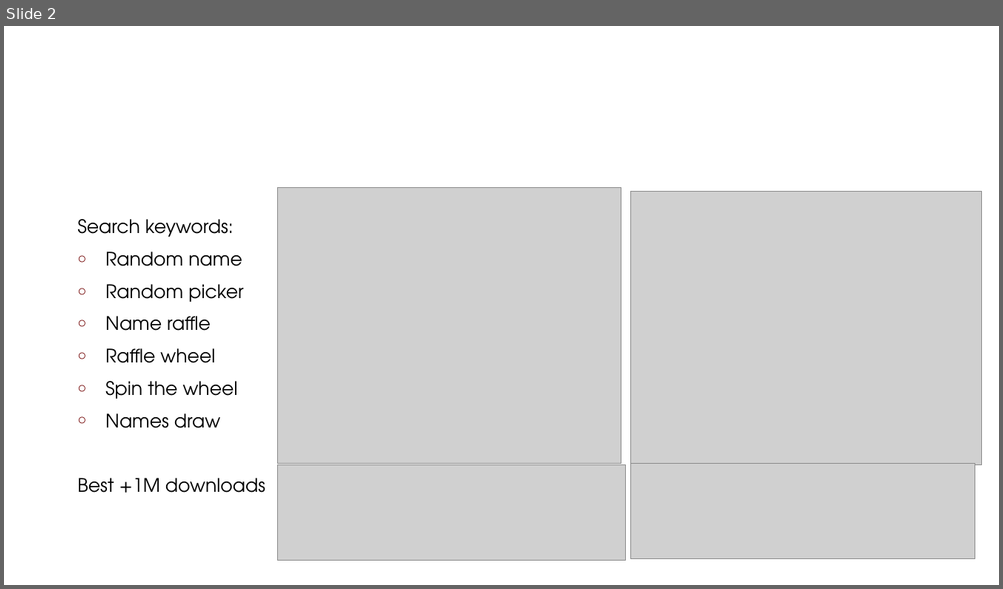
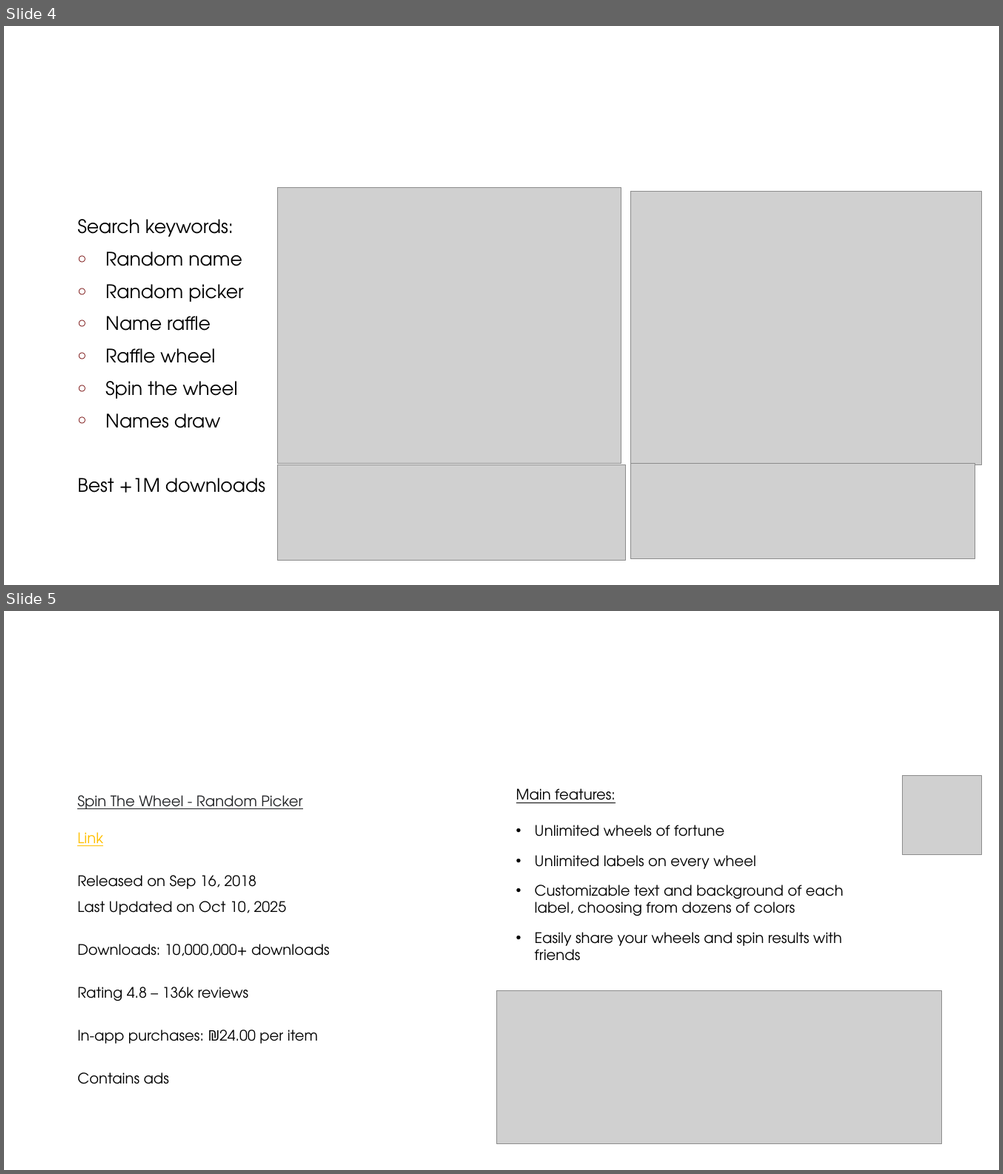
Before and after one commit to SheeraNergaon/RandomPicker, a slide deck: Random Picker.pptx. Shown one above the other, each under a label of ours: slide 2 before the commit, slides 4 and 5 after it. The pictures are 1003x589 and 1003x1174 pixels, drawn with LibreOffice and Linux fonts; fonts in the diff are those of the drawing; grey boxes stand for pictures; background and template pictures are left out. Boxes give left, top, right and bottom in pixels: in the first picture for what was removed or moved away, otherwise in the second. Text is boxed around its words. In the diff, an @@ line names an element or a change of style, - is before the commit and + after.

Commit message:
random picker project

```diff
--- a/Random Picker.pptx
+++ b/Random Picker.pptx
@@ slide 5 added at <box>4,611,999,1170</box>, background #FFFFFF @@
@@ title added at <box>71,647,933,726</box>, 40 pt, text #FFFFFF @@
+Market Research
@@ picture added at <box>902,776,982,855</box> @@
@@ text added at <box>71,792,493,1089</box>, outline #E7E6E6 2 pt, 14 pt, text #000000 @@
+Spin The Wheel - Random Picker
+Link
+Released on Sep 16, 2018
+Last Updated on Oct 10, 2025
+Downloads: 10,000,000+ downloads
+Rating 4.8 – 136k reviews
+In-app purchases: ₪24.00 per item
+Contains ads
@@ text added at <box>516,789,843,961</box>, 14 pt, text #000000 @@
+Main features:
+• Unlimited wheels of fortune
+• Unlimited labels on every wheel
+• Customizable text and background of each label, choosing from dozens of colors
+• Easily share your wheels and spin results with friends
@@ picture added at <box>496,991,942,1145</box> @@
@@ what was slide 2 is now slide 4 @@
```
Also in this commit, not shown: 16 other slides added, 8 slides removed, 9 other files.
